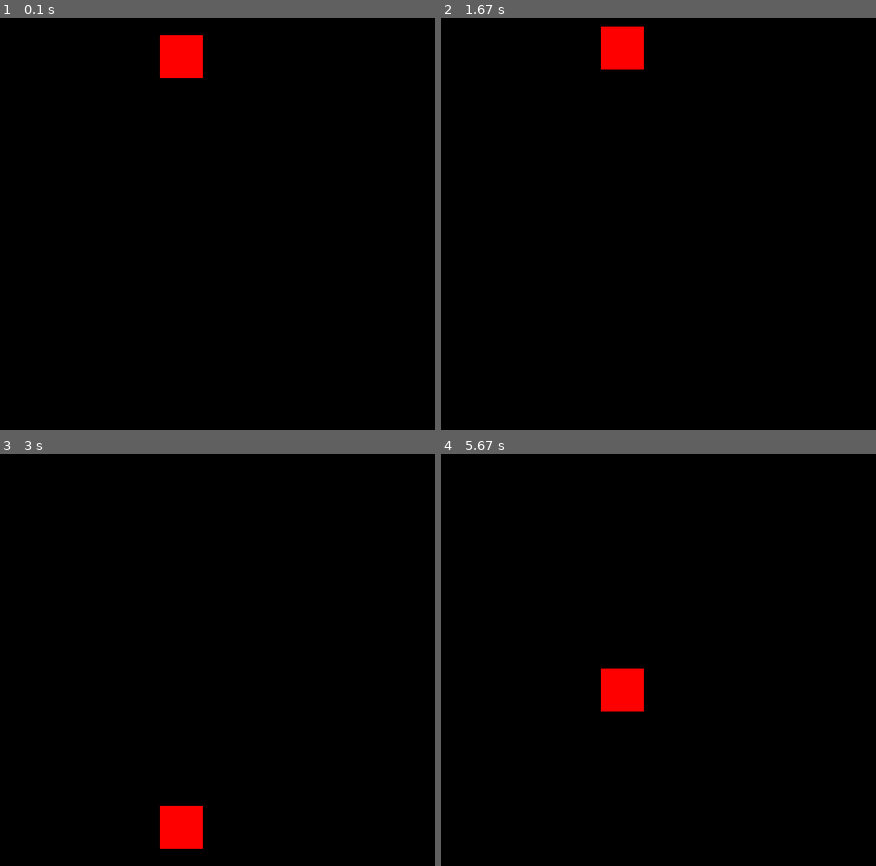
Above: before the commit, frames 1-4 (two rows, left to right).
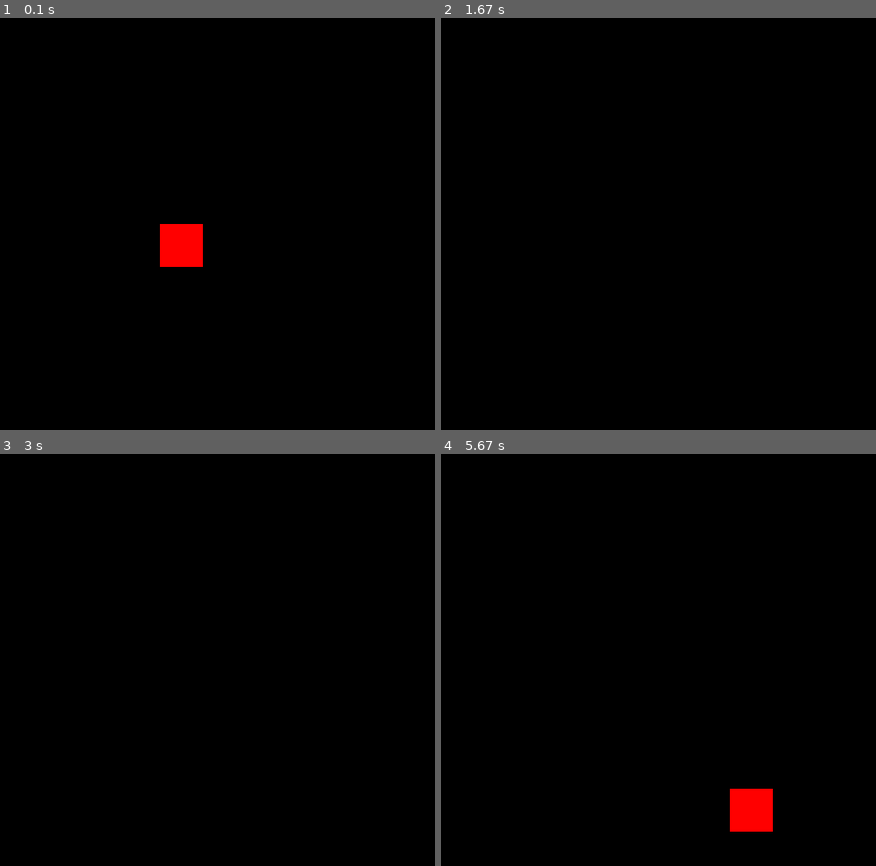
Above: after the commit, the same moments.

Repository: BrunoSilveira13/PrimeiroJogoPYgame
Game: pygame game, started from game.py
Same seed, same stepped clock (60 frames per second), same inputs: the game is played once before the commit and once after it.
Inputs:
- Up to frame 1 (0.1 s): no input
- Up to frame 2 (1.67 s): hold D 0.33-0.8 s; hold W 0.83-1.13 s
- Up to frame 3 (3 s): hold A 1.67-2.2 s; hold S 2.23-2.53 s; hold A 2.57-2.97 s
- Up to frame 4 (5.67 s): hold D 3.4-4.03 s; hold S 4.07-4.43 s; hold W from 5.47 s (still down)

The runs differ from the first frame. In frame 1, 2.1% of the frame differs, in the area x 36-47%, y 4-61%; in frame 2, 1.0%; in frame 3, 1.0%; in frame 4, 2.1%.

Commit message:
controle do personagem

Diff:
--- a/game.py
+++ b/game.py
@@ -8,7 +8,7 @@
 largura = 640
 altura = 480
 x = largura /2
-y = 0
+y = altura /2
 
 tela = pygame.display.set_mode((largura, altura))
 pygame.display.set_caption('GAME')
@@ -20,9 +20,17 @@
         if event.type == QUIT:
             pygame.quit()
             exit()
+
+    if pygame.key.get_pressed()[K_a]:
+        x = x - 15
+    if pygame.key.get_pressed()[K_d]:
+        x = x + 15
+    if pygame.key.get_pressed()[K_w]:
+        y = y - 15
+    if pygame.key.get_pressed()[K_s]:
+        y = y + 15
+
     pygame.draw.rect(tela, (255,0,0), (x,y,50,50))
-    if y >= altura:
-        y = 0
-    y = y + 5
+
 
     pygame.display.update()
